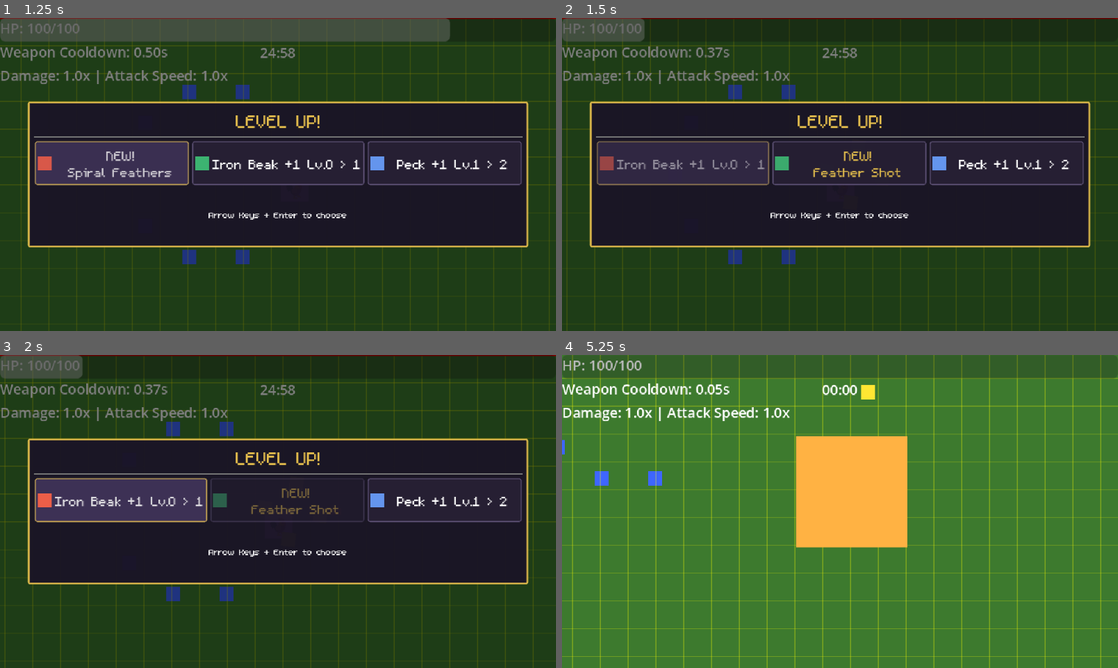
Above: before the commit, frames 1-4 (two rows, left to right).
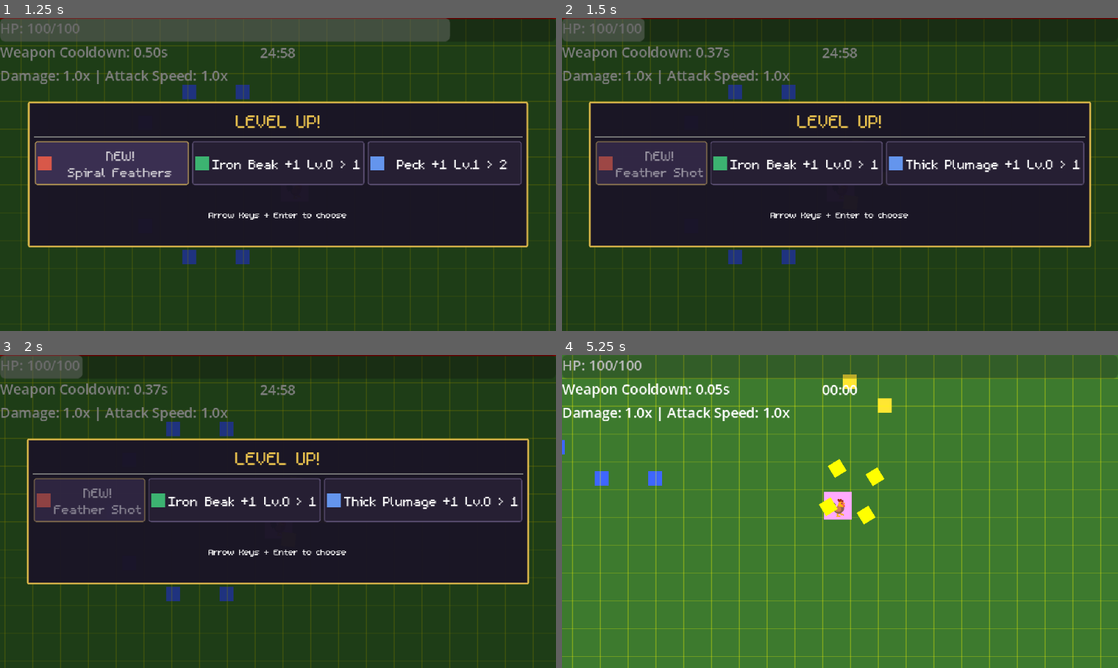
Above: after the commit, the same moments.

Repository: thejoshyee/sarimanok-game
Game: Godot game, scene res://main.tscn
The game is run twice, just before and just after one commit, with the same random seed, the same clock (stepped at 60 frames per second) and the same inputs.
Inputs:
- Up to frame 1 (1.25 s): tap Enter (ui_accept) at 0.5, 0.77 s; hold Right (move_right) from 0.53 s (still down); hold 1 from 0.53 s (still down)
- Up to frame 2 (1.5 s): release Right (move_right) at 1.25 s; release 1 at 1.25 s; click "NEW! Spiral Feathers" at 1.25 s
- Up to frame 3 (2 s): no input
- Up to frame 4 (5.25 s): click "NEW! Feather Shot" at 2 s; click "NEW! Wing Slap" (after the commit: "Feather Shot +1 Lv.1 > 2") at 2.75 s; hold S (move_down) 3.53-4.28 s; tap 2 at 3.6 s; tap Enter (ui_accept) at 3.77 s; hold Right (move_right) 4.28-5.03 s; hold 3 4.28-5.03 s; hold Up (move_up) from 5.03 s (still down); tap R at 5.1 s

Frame 1 is identical in both runs. In frame 2, 3.2% of the frame differs, in the area x 4-96%, y 26-74%; in frame 3, 4.8%; in frame 4, 7.5%, in the area x 42-63%, y 6-62%.

Commit message:
feat(level-up): pad get_choices() with fillers to always return 3

Diff:
--- a/game/autoloads/level_up_manager.gd
+++ b/game/autoloads/level_up_manager.gd
@@ -36,13 +36,20 @@
 		if current_level < passive.max_level:
 			pool.append({ "type": "upgrade_passive", "data": passive })
 
-	# --- Edge case: fewer choices than requested ---
-	if pool.size() < count:
-		push_warning("LevelUpManager: only %d choices available (requested %d)" % [pool.size(), count])
+	# Shuffle weapon/passive pool and take what's available
+	pool.shuffle()
+	var choices: Array = pool.slice(0, mini(count, pool.size()))
 
-	# Shuffle and return up to 'count' choices
-	pool.shuffle()
-	return pool.slice(0, mini(count, pool.size()))
+	# Pad with random fillers (no duplicates) until we have exactly `count`
+	var fillers: Array = FILLER_OPTIONS.duplicate()
+	fillers.shuffle()
+	while choices.size() < count and fillers.size() > 0:
+		choices.append(fillers.pop_front())
+
+	print("LevelUpManager.get_choices: returning %d choices" % choices.size())
+
+	return choices
+
 
 
 # When all upgrades are maxed, grant a consolation HP heal instead of showing panel
Not shown, changed: .taskmaster/tasks/tasks.json
